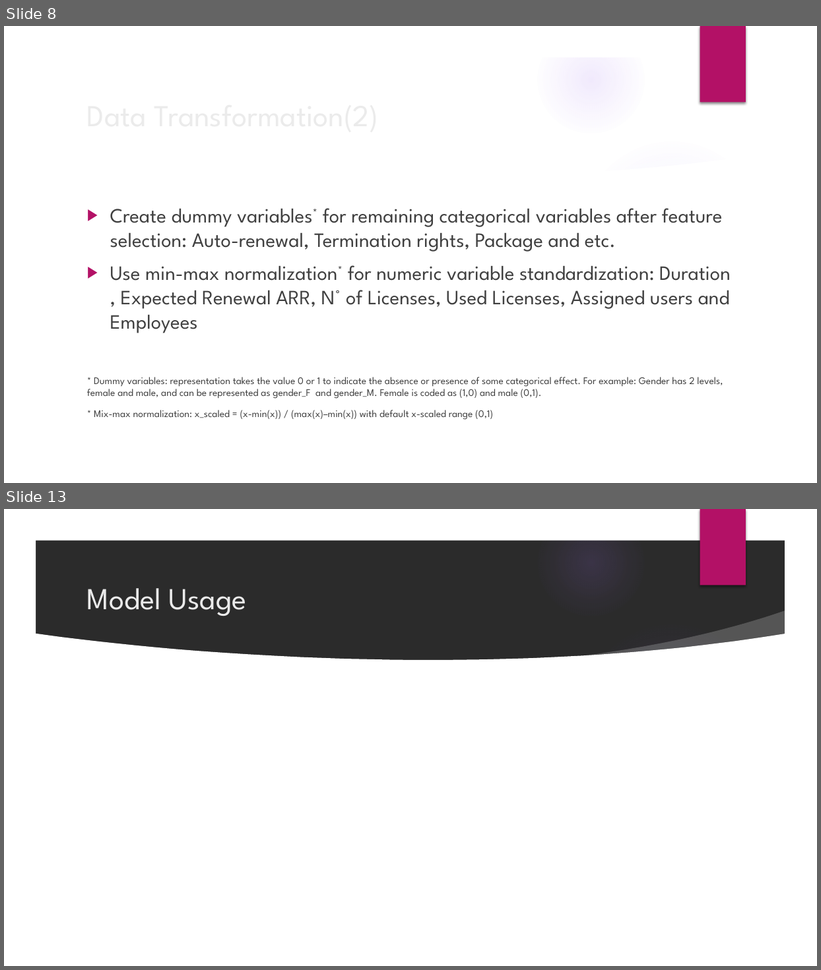
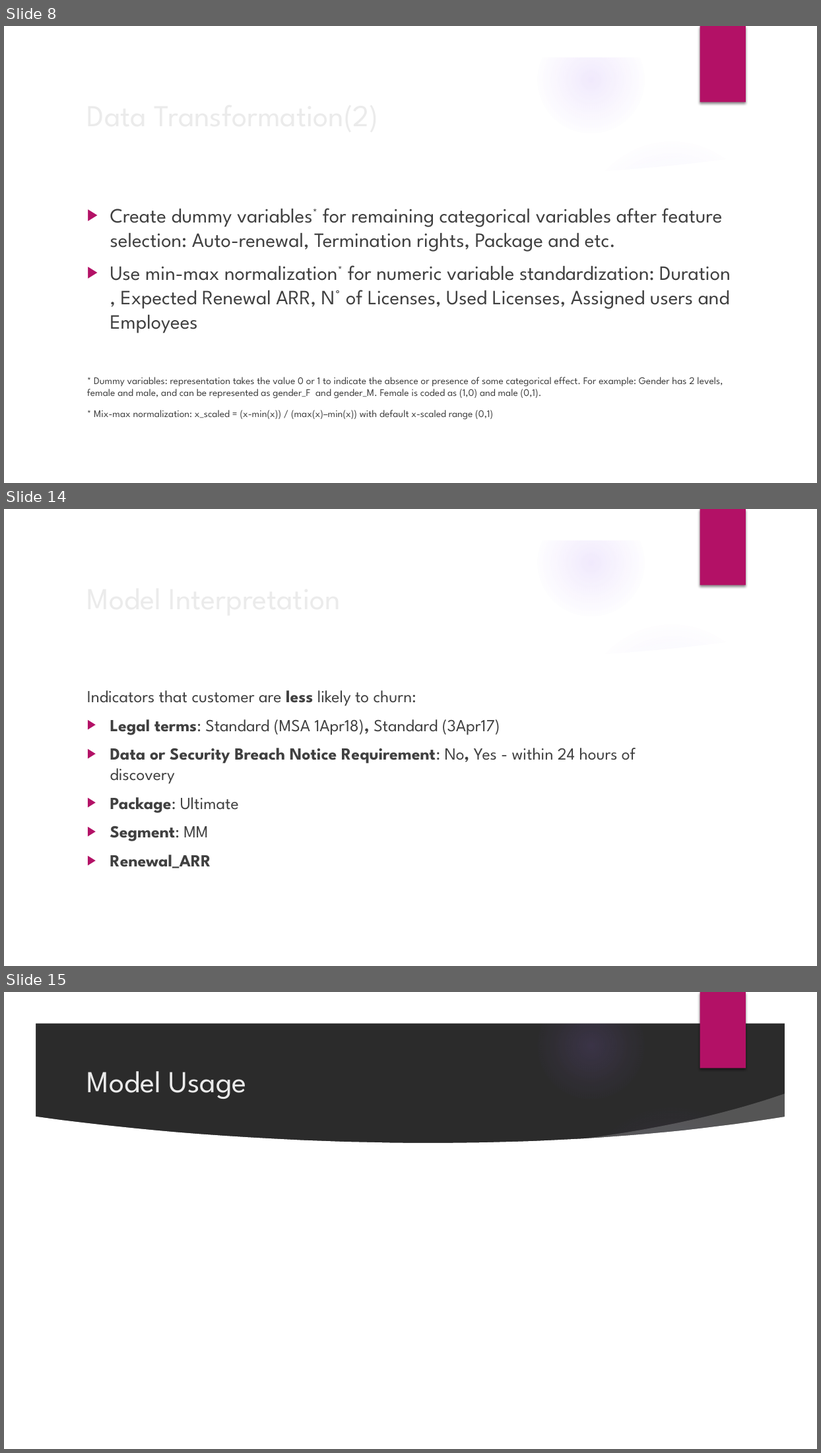
Before and after one commit to experience-corps/data-customer-health-score, a slide deck: LWANG_Solo_Project_Presentation.pptx. Shown one above the other, each under a label of ours: slides 8 and 13 before the commit, slides 8, 14 and 15 after it; the slides between them are not shown. The pictures are 821x970 and 821x1453 pixels, drawn with LibreOffice and Linux fonts; fonts in the diff are those of the drawing; grey boxes stand for pictures; background and template pictures are left out; a plain dark background stands for a picture behind light text. Boxes give left, top, right and bottom in pixels: in the first picture for what was removed or moved away, otherwise in the second. Text is boxed around its words. In the diff, an @@ line names an element or a change of style, - is before the commit and + after.

```diff
--- a/LWANG_Solo_Project_Presentation.pptx
+++ b/LWANG_Solo_Project_Presentation.pptx
@@ slide 14 added at box(4, 509, 817, 966), background picture (left out); not listed: 9 template elements that a slide beside it also shows @@
@@ title added at box(81, 574, 665, 621), 36 pt, text #EBEBEB @@
+Model Interpretation
@@ text added at box(87, 691, 636, 869), 20 pt, text #404040 @@
+Indicators that customer are less likely to churn:
+▶ Legal terms: Standard (MSA 1Apr18), Standard (3Apr17)
+▶ Data or Security Breach Notice Requirement: No, Yes - within 24 hours of discovery
+▶ Package: Ultimate
+▶ Segment: MM
+▶ Renewal_ARR
@@ what was slide 13 is now slide 15 @@
```
Also in this commit, not shown: 8 slides changed, 1 other slide added, 3 other files.
